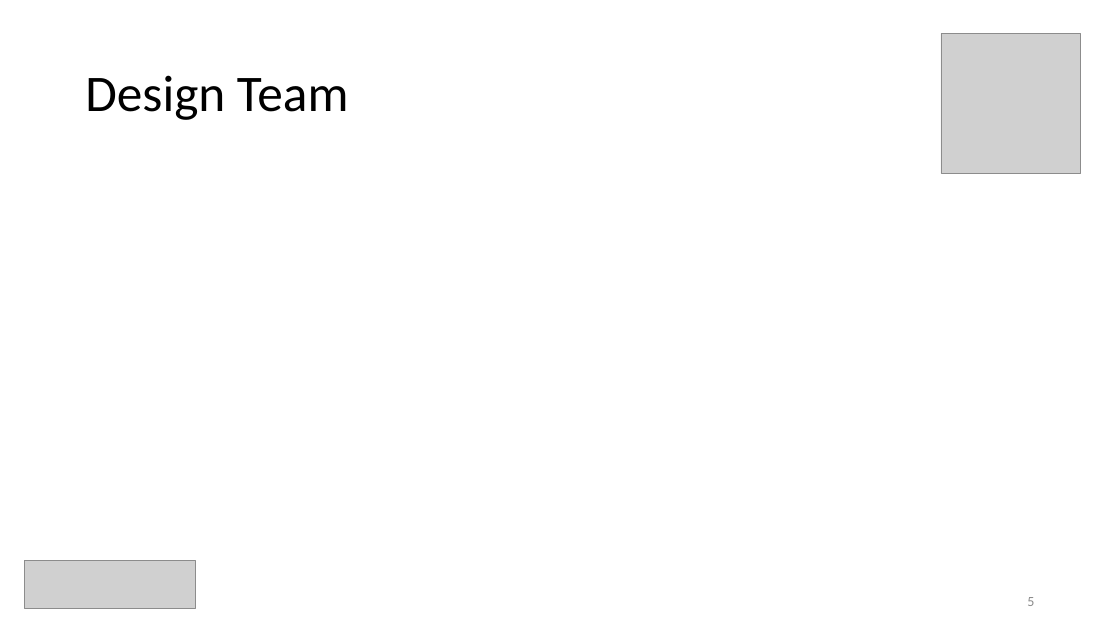
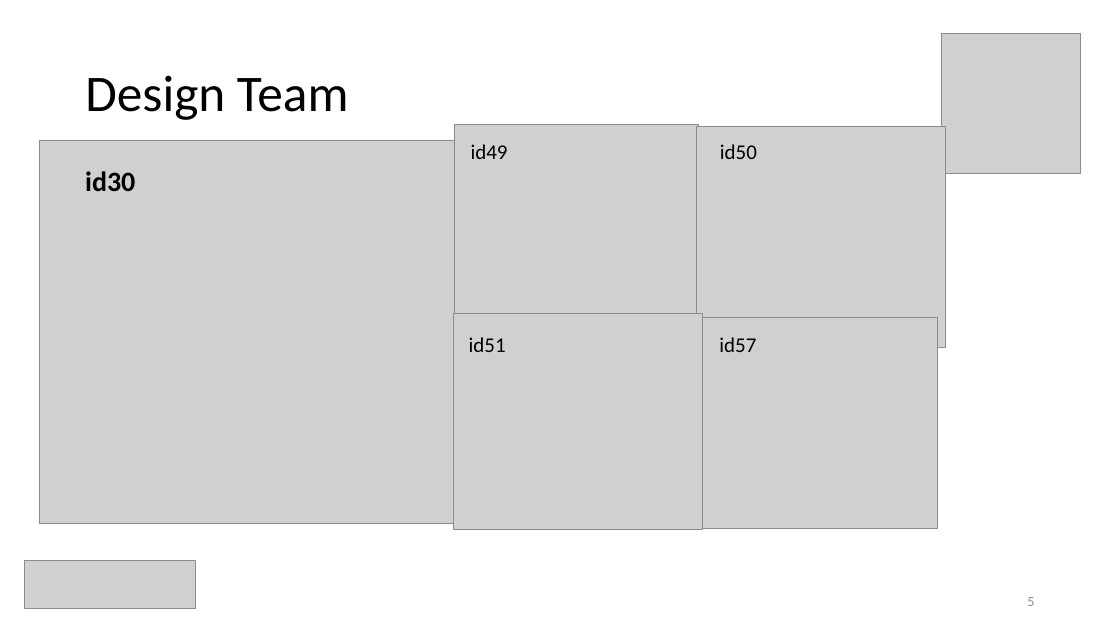
Before and after one commit to ceciliacheungns/Analytics_In_Business, a slide deck: slide 6 of Presentation.pptx. Drawn at 1120x630 pixels with LibreOffice and Linux fonts; fonts in the diff are those of the drawing; grey boxes stand for pictures. Boxes give left, top, right and bottom in pixels: in the first picture for what was removed or moved away, otherwise in the second. Text is boxed around its words. In the diff, an @@ line names an element or a change of style, - is before the commit and + after.

```diff
--- a/Presentation.pptx
+++ b/Presentation.pptx
@@ picture added at box(39, 140, 513, 523) @@
@@ picture added at box(455, 124, 698, 346) @@
@@ text added at box(471, 144, 508, 159), 18 pt, text #000000 @@
+id49
@@ picture added at box(697, 126, 946, 348) @@
@@ text added at box(720, 144, 757, 159), 18 pt, text #000000 @@
+id50
@@ text added at box(85, 171, 135, 191), 24 pt, text #000000, bold @@
+id30
@@ picture added at box(453, 313, 702, 529) @@
@@ picture added at box(702, 318, 938, 528) @@
@@ text added at box(469, 337, 506, 352), 18 pt, text #000000 @@
+id51
@@ text added at box(719, 337, 756, 352), 18 pt, text #000000 @@
+id57
```
Also in this commit, not shown: 4 other slides changed.
